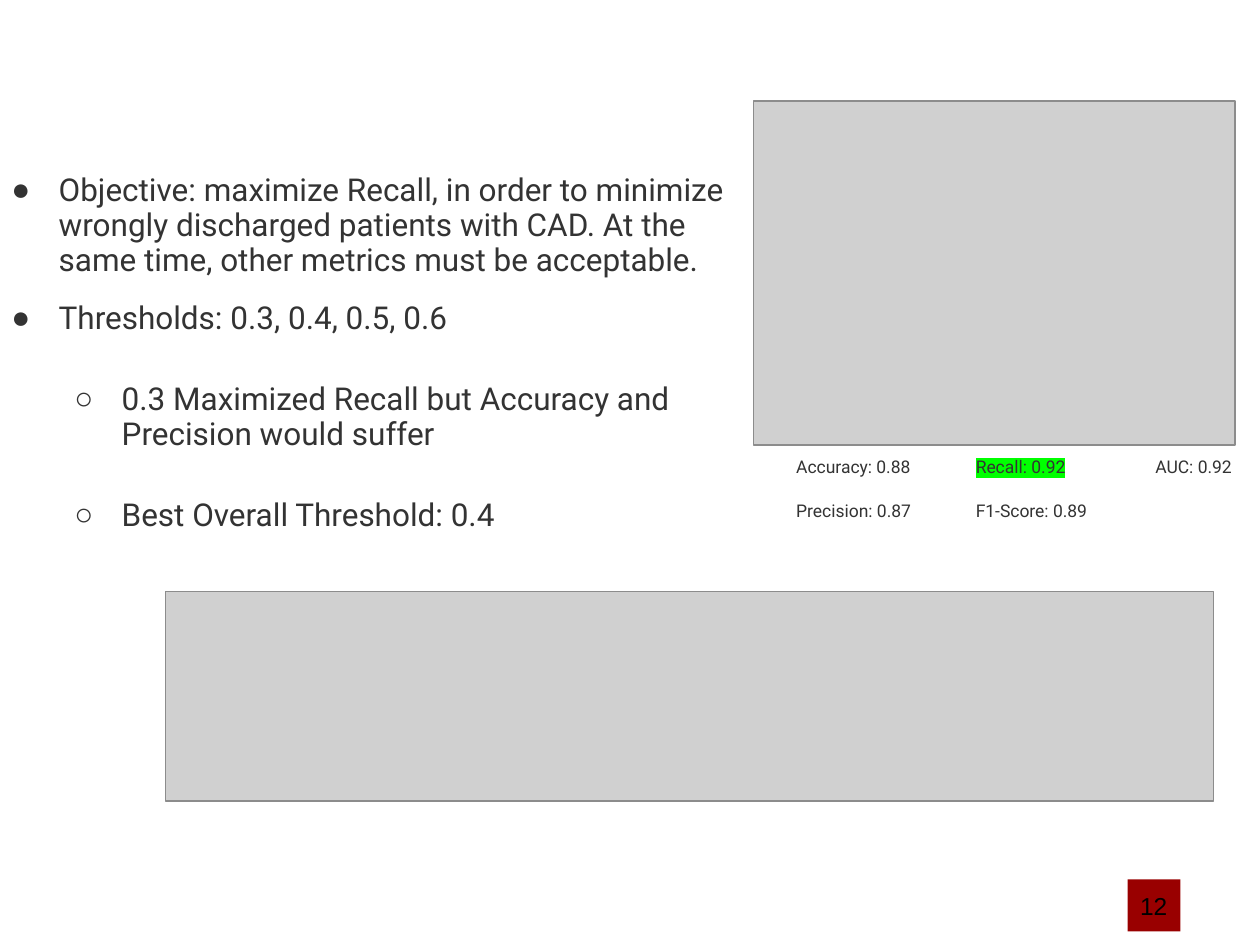
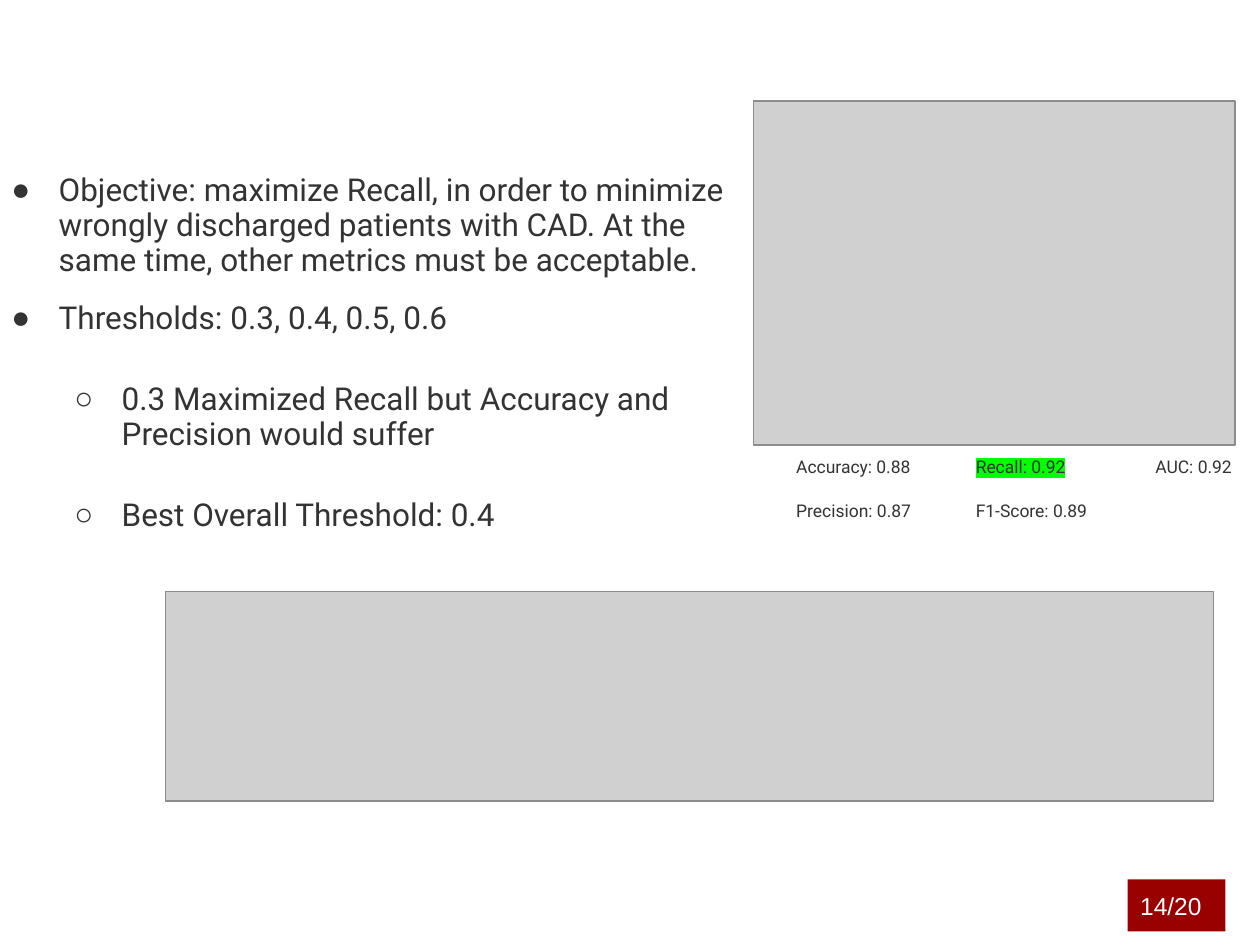
Before and after one commit to marcouderzo/CoronaryHeartDisease-Prediction, a slide deck: slide 15 of slides.pptx. Drawn at 1260x945 pixels with LibreOffice and Linux fonts; fonts in the diff are those of the drawing; grey boxes stand for pictures; background and template pictures are left out. Boxes give left, top, right and bottom in pixels: in the first picture for what was removed or moved away, otherwise in the second. Text is boxed around its words. In the diff, an @@ line names an element or a change of style, - is before the commit and + after.

```diff
--- a/slides.pptx
+++ b/slides.pptx
@@ rectangle "14/20": place and size @@
-rectangle "14/20" at [1128, 879, 1181, 931]
+rectangle "14/20" at [1128, 879, 1226, 931]
@@ text in rectangle at [1140, 897, 1201, 916]: text changed; text colour #000000 to #FFFFFF @@
-12
+14/20
```
Also in this commit, not shown: 19 other slides changed.
